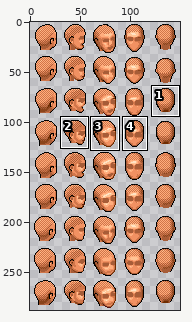
Two versions of one sprite sheet, dist/assets/character/heads.png. The first picture is a wide view before the edit; the outline marks the close-up.
Close-up. As it was:
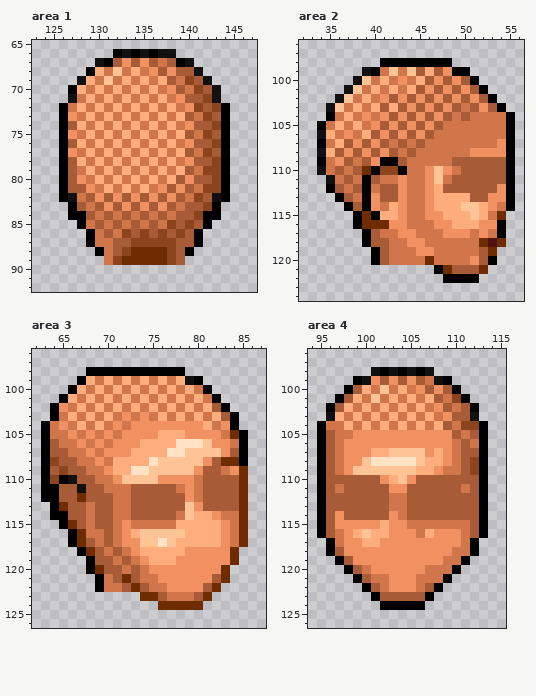
The file is 150x288 pixels. Shown: area 1: x 123..147, y 65..92; area 2: x 32..56, y 96..124; area 3: x 62..87, y 96..126; area 4: x 94..115, y 96..126. The commit also changed other parts of the picture, which this record leaves out.
The result:
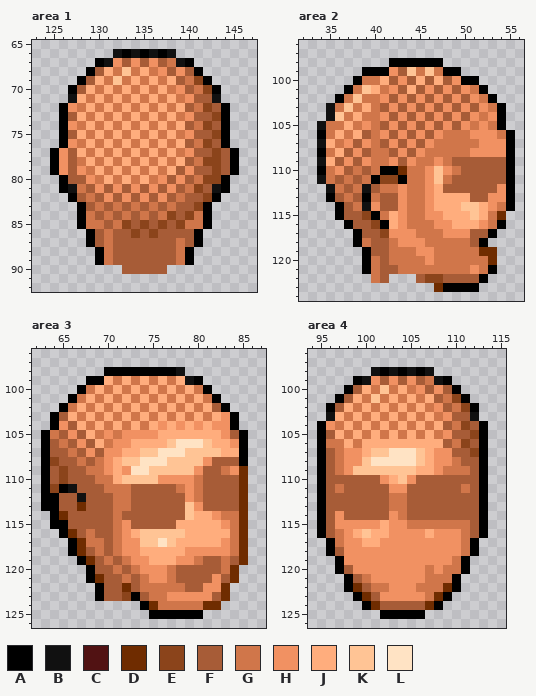
Palette (. is transparent): A #000000  B #111111  C #511213  D #6f2c00  E #8b441b  F #a75c37  G #d0764a  H #f19162  J #ffad7d  K #ffc495  L #ffe3c4
Difference:
--- area 1
@@ x 123..147 @@
 65 .........................
-66 .........ABABABB.........
-67 .......BAFHFHFGFAB.......
-68 ......AJGKGJGHFHFFB......
-69 .....BJGKGJGJGJFGEFB.....
-70 ....AJGJGJGJGJGHFGEFB....
-71 ....BGJGJGJGJGJGHFFEB....
-72 ...AGJGJGJGJGJGJGHEFEA...
-73 ...AHGJGJGJGJGJGJFGEFA...
-74 ...AFJGJGJGJGJGJGHFFEA...
-75 ...AHGJGJGJGJGJGJFGEFA...
-76 ...AFJGJGJGJGJGJGHFFEA...
-77 ...AHGJGJGJGJGJGJFGEFA...
-78 ...AFJGJGJGJGJGJGHFFEA...
-79 ...AFGJGJGJGJGJGJFGEEA...
-80 ...AFHGJGJGJGJGJFHFFEA...
-81 ...AFFHGJGJGJGHFHFGEEA...
-82 ...ABGFHFHFHFHFHFGEFBA...
-83 ....AFGFHFHFHFHFGFFEA....
-84 ....AAFGFGFGFGFGFFEAA....
-85 .....AGFGFGFGFGEFEFA.....
-86 ......AGFGEFEFEFEFA......
-87 ......AGGFFEEEEEFFA......
-88 .......AGFEDDDDEFA.......
-89 ........GEDDDDDEF........
-90 .........................
+66 .........BABABAB.........
+67 .......ABHFHFHFGBA.......
+68 ......AFJGKGJGHFHFA......
+69 .....AFJGKGJGJGJFGEA.....
+70 ....AFJGJGJGJGJGHFGEA....
+71 ....BJGJGJGJGJGJGHFFB....
+72 ...AHGJGJGJGJGJGJFGEFA...
+73 ...AFJGJGJGJGJGJGHFFEA...
+74 ...AHGJGJGJGJGJGJFGEFA...
+75 ...AFJGJGJGJGJGJGHFFEA...
+76 ...AHGJGJGJGJGJGJFGEFA...
+77 ..AHFJGJGJGJGJGJGHFFEFA..
+78 ..AHFGJGJGJGJGJGJFGEEFA..
+79 ..AHFHGJGJGJGJGJFHFFEFA..
+80 ...AFFHGJGJGJGHFHFGEEA...
+81 ...ABGFHFHFHFHFHFGEFBA...
+82 ....AFGFHFHFHFHFGFFEA....
+83 .....AFGFGFGFGFGFFEA.....
+84 .....AGFGFGFGFGEFEGA.....
+85 .....AGGFGEFEFEFEGGA.....
+86 ......AFGFFEFEFFFFA......
+87 ......AFGFFFFFFFGFA......
+88 .......AGFFFFFFFGA.......
+89 .......AGFFFFFFFGA.......
+90 ..........FFFFF..........
 91 .........................
--- area 2
@@ x 32..56 @@
  97 .........................
- 98 .........AAAAAAAA........
- 99 .......BAGKGKFJFHAA......
-100 ......BKGJGHGJFHFHFA.....
-101 .....BKGJGJGJFHFHFHFA....
-102 ....BKGJGHFHFHFHFHFHFA...
-103 ...BKGJGJFJFHFHFHFGFHFA..
-104 ...AGJGHGHFHFHFHFGFGGGGA.
-105 ..AGJGJGHFHFHFHFGGGGGGGA.
-106 ..BJGHGJFHFHFHFGGGGGGGGA.
-107 ..AGJFHFHFGFGFGGGGGGGGHA.
-108 ..BJFHFHFHFGFGGGGGGHHHHA.
-109 ..AGHFGFHAAFGGGGGFFFFFFA.
-110 ..BGFGFDAEEAGGHKHGFFFFFA.
-111 ...BGFGAFGGHGGHKGFFFFFFA.
-112 ...AFGFAGFFHGGHJFFFFFFHA.
-113 ....AFGAHFFHGGHJJJJFFHHA.
-114 .....AFAHGJHGGHJJJKKJHGA.
-115 ......ADAJJHGGHHJJJKJGD..
-116 ......ADDDHHGGGHHJJJHHA..
-117 .......AFGGHHGGGHHHGHGA..
-118 .......AFFGGHHGGGGGGDCD..
-119 ........AFGGGHHGGGGGFD...
-120 ........AFGGGGDGGGGHFA...
-121 ...............ADFFFD....
-122 ................AAAA.....
-123 .........................
+ 98 ..........AAAAAA.........
+ 99 .......AAAHFKGKGAA.......
+100 ......AGGJFHFJFJFHAA.....
+101 .....AGKJGHFJFHFHFHGA....
+102 ....AGKGGHFHFHFHFHFHGA...
+103 ...BGKGJGFHFHFHFHFHFHGA..
+104 ...BKGJGGHFHFHFHFHFHGHA..
+105 ..BGGJGHGFHFHFHFHFHGHGA..
+106 ..AGJGJFGHFHFHFHGGGHHHGA.
+107 ..BJGHFHGFHFHFHGGGGGHHHA.
+108 ..AGJFHFGGFHFHGGGGGHHHHA.
+109 ..BJFHFHGGHFHGGHGFFFFFFA.
+110 ..AGHFGFGAADGGHKHGFFFFFA.
+111 ..BGFGFGAEEAGGHKGFFFFFFA.
+112 ...BGFGBFGGHGGHJFFFFFFHA.
+113 ...AFGFAGFFHGGHJJJJFFHHA.
+114 ....AFGBHFFHGGHJJJKKJHGA.
+115 ....AFFEAGJHGGHHJJJKJGD..
+116 .....AFFEAJHGGGHHJJJHGA..
+117 ......AFFEHHHGGGHHHFFA...
+118 ......AGFFGHHHGGGGGFA....
+119 .......AFFGGGHHGGGGGDD...
+120 .......AGFGGGGHGGGGGGD...
+121 .......AGFFGGGGGGGGHGA...
+122 ........GF...FEEFFFFA....
+123 ...............DAAAA.....
 124 .........................
--- area 3
@@ x 62..87 @@
  97 ..........................
- 98 ......AAAAAAAAAAA.........
- 99 .....AJGJGJGJGJGJBA.......
-100 ....AJGJGJGJGJGJGJGA......
-101 ...AJGJGJGJGJGJGJGJGA.....
-102 ..AHGJGJGJGJGJGJGJGJFA....
-103 ..AGJGJGJGHGHGJGJGJGJFA...
-104 .AGHGJGJGHGHHHHHHHHJGHA...
-105 .AGGHGHGHGHHHHJJJHHHHGDA..
-106 .AFGGHGHGHHHJJJJLLLKHHGA..
-107 .AFFGGHGHHHJJJJLLKKKKHFA..
-108 .AEFFGGHGJJJJLKKKKKHFDDA..
-109 .AFEFFGGHJJLLKKKKKHFFGHD..
-110 .AEABFFGGHKKKKHHHHGFFFFD..
-111 .AAFFBFFGGGFFFFFGHGFFFFD..
-112 .AAFFDFFFGGFFFFFFHGFFFFD..
-113 ..ADFFGFFGGFFFFFFKHFFFFD..
-114 ..AAFFGFFGGFFFFFGKJJHGGD..
-115 ...ADFGFFGHGGGGGJJJJJHGD..
-116 ....ADGGFGHJKKKKKJJJJHGD..
-117 ....ADFGFGHHKKLKJJJJJHGD..
-118 .....ADFGFGHJJJJJHHHHHD...
-119 ......AFFGFGHJJJHHHHHHD...
-120 ......ADFFGFGHHHHHHHHD....
-121 .......AGFDFGGHHHHHHFD....
-122 .......AGGFDFGGHHHHFD.....
-123 ............DDFGGGFD......
-124 ..............DDDDD.......
-125 ..........................
+ 98 ........AAAAAAAAB.........
+ 99 ......AAJGJGJGJGJBA.......
+100 .....AGJGJGJGJGJGJGA......
+101 ....AGJGJGJGJGJGJGJGA.....
+102 ...AGJGJGJGJGJGJGJGJFA....
+103 ..AFJGJGJGJGJGJGJGJGJHA...
+104 ..AHFJGJGJGJGJHJHJHJHHA...
+105 .AGFHFJGHGHHHHJJJJJJJHFA..
+106 .AFGFHFJGHHJJJJKLLLKJJHA..
+107 .AFFGFHFHHJJKKLLLKKKKJJA..
+108 .AEFFGFGHJKKLLLKKKKHFFFA..
+109 .AFEFFGGHJHLLKKKKKHFFGHD..
+110 .AFEFFFGGJKKKKHHHHGFFFFD..
+111 .AEABFFFGGGFFFFFGHGFFFFD..
+112 .AAFFBFFFGGFFFFFFHGFFFFD..
+113 .AAFFDFFFGGFFFFFFKHFFFFD..
+114 ..ADFFFFFGFFFFFFFKJJHGGD..
+115 ..AAFFFFFGHFFFFFJJJJJHGD..
+116 ...ADFGFFGHJKKKKKJJJJJGD..
+117 ....ADGGFGHHKKLKJJJJJHGD..
+118 ....ADFGFGHHJJJJJHHHHHGD..
+119 .....ADFGFGHHJJJHHGFFGFD..
+120 ......AFFGFGHHHGFFFFFGD...
+121 ......ADFFGFGHHGFFFFHFD...
+122 .......AFFDFGGGGGFFHHD....
+123 .......AFFEAFGGHHHHHFD....
+124 ............ADGGGGGDD.....
+125 .............AAAAAA.......
 126 ..........................
--- area 4
@@ x 94..115 @@
 101 ...AFJGKGJGJGJFGEA....
-102 ..AFJGJGJGJGJGHFGFA...
+102 ..AFJGJGJGJGJGHFGEA...
 103 ..BJGJGJGJGJGJGHFFB...
-104 .AGGJGJGJGJGJGJFGEEA..
-105 .AFGGHHHHHHHHHHHFGFA..
-106 .AFGHHHHHHHHHHHHGFGA..
-107 .AFGHHHJJKKKKHJHGFFA..
-108 .AFGHHKLLLLLKJJHGFEA..
-109 .AFGHKKKKKKKJJHGGFEA..
+104 .AHGJGJGJGJGJGJFGEFA..
+105 .AFJGJGJGJGJGJGHFFEA..
+106 .AGGJGJJJJJJJJJFGEFA..
+107 .AFGHHJKKLLLKJHHFFEA..
+108 .AFGHHKLLLLLKJHHGFFA..
+109 .AFGHKKKKKKKJJHGGGFA..
 110 .AFFFFFFHJKHFFFFFFFA..
@@ x 94..115 @@
 115 .AFHHHHHJHHGGGGGGGFA..
-116 .AFGHJKJJHHHGJHHHGFA..
+116 .AFGHJKJJHHHHJHHHGFA..
 117 ..AGHHJJHHHHHHHHHGA...
-118 ..AFHHHHHHHHHHHHGGA...
-119 ...AFHHHHHHHHHHGGA....
-120 ....AFGHHHHHHGGGA.....
-121 .....AFGGHHHGGGA......
-122 ......AFGHHHGFA.......
-123 .......AFFFFFA........
-124 ........AAAAA.........
-125 ......................
+118 ..AFHHHHHHHHHHHHHGA...
+119 ...AHHHHHHHHHHHHGA....
+120 ...AFHHHHHHHHGHGGA....
+121 ....AFGHHHHHHGGGA.....
+122 ....ADFGGHHHGGGDA.....
+123 .....ADFHHHHHGDA......
+124 ......ADFFFFFDA.......
+125 ........AAAAA.........
 126 ......................
Changed places in both close-ups, as pixel boxes (x1, y1, x2, y2):
changed: (50, 49, 239, 274)
changed: (317, 58, 515, 292)
changed: (41, 367, 248, 619)
changed: (326, 403, 479, 475)
changed: (335, 529, 470, 619)
